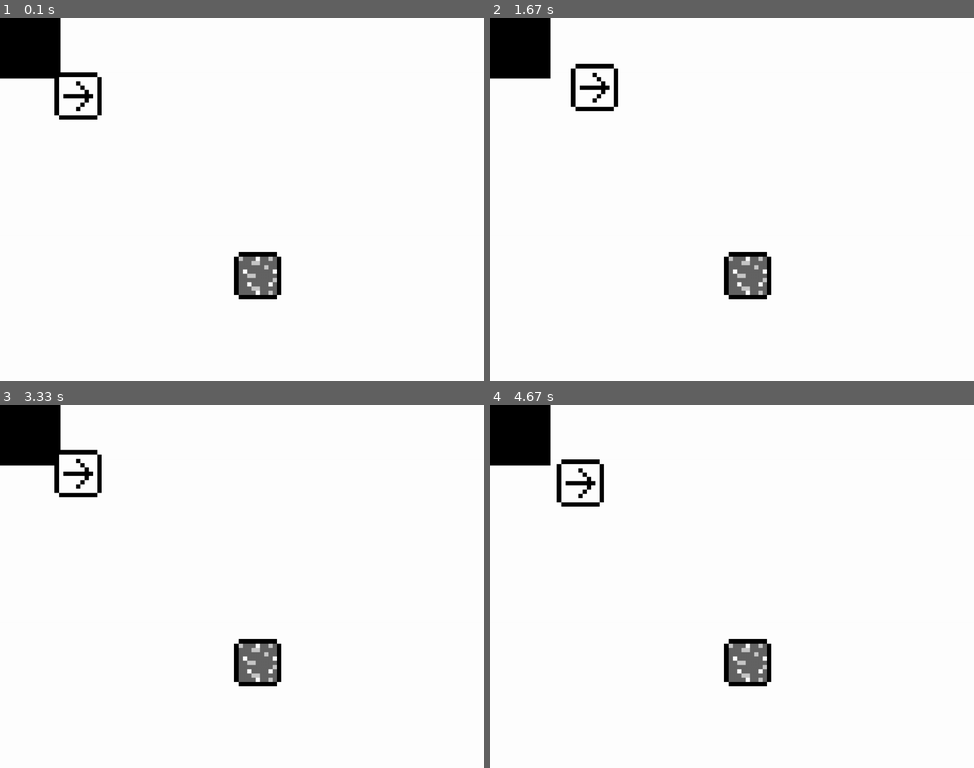
Above: before the commit, frames 1-4 (two rows, left to right).
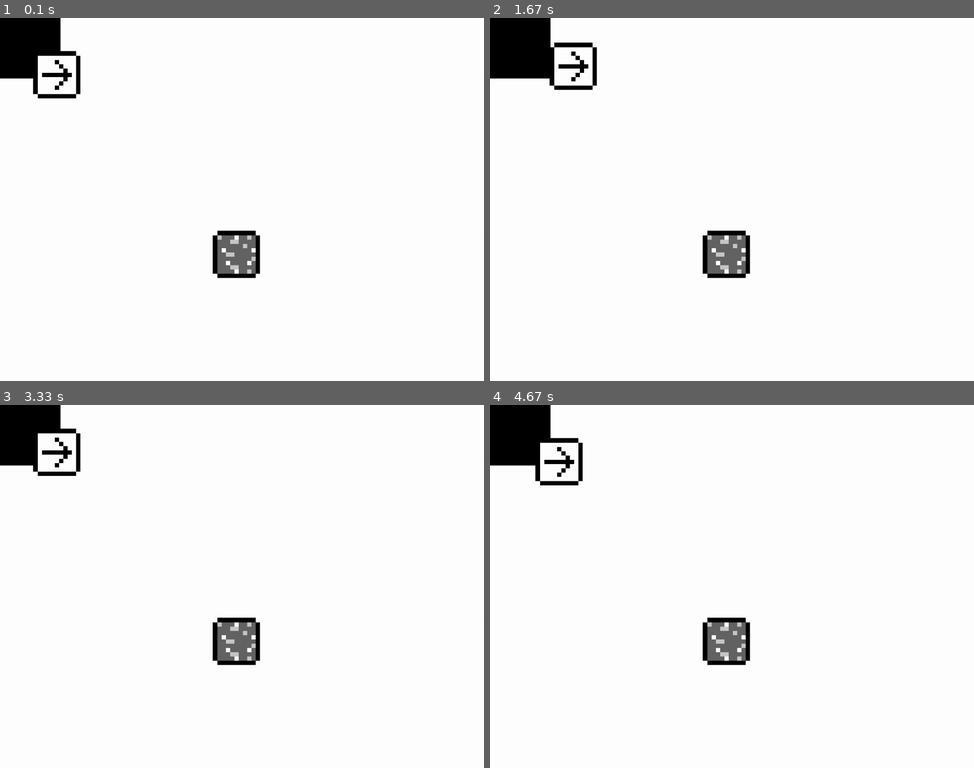
Above: after the commit, the same moments.

Repository: tydaeus/pygame-experimentation
Game: pygame game, started from experimentation.py
Two runs of this game, one before a commit and one after it. Both use one fixed random seed, a clock stepped at 60 frames per second and the inputs below.
Inputs:
- Up to frame 1 (0.1 s): no input
- Up to frame 2 (1.67 s): hold Right 0.33-0.8 s; hold Up 0.83-1.13 s; hold Right 1.17-1.63 s
- Up to frame 3 (3.33 s): hold Left 1.67-2.2 s; hold Down 2.23-2.53 s; hold Left 2.57-2.97 s; hold Up from 3 s (still down)
- Up to frame 4 (4.67 s): release Up at 3.37 s; hold Right 3.4-4.03 s; hold Down 4.07-4.43 s; hold Left from 4.47 s (still down)

The runs differ from the first frame. In frame 1, 2.9% of the frame differs, in the area x 6-59%, y 9-78%; in frame 2, 2.9%; in frame 3, 3.0%, in the area x 6-59%, y 6-78%; in frame 4, 2.9%.

Commit message:
resize from center add accessors to ViewSprite track whether entity changes occurred

Diff:
--- a/entities.py
+++ b/entities.py
@@ -13,20 +13,33 @@
         self._modelsprite = sprites.ModelSprite(self, entitymodels)
         self._messages = []
         self._updatestrategy = None
+        # track whether updates have occurred, but ensure first update gets processed
+        self._coordschanged = True
+        self._sizechanged = True
 
     def update(self, *args, **kwargs):
+
         if callable(self._updatestrategy):
             for message in self._messages:
                 self._updatestrategy(self, message)
 
+        if self._coordschanged:
+            self._viewsprite.center = gameenv.scalemodel(*self.center)
+
+        if self._sizechanged:
+            self._viewsprite.size = gameenv.scalemodel(*self.size)
+
         self._messages = []
-        self._viewsprite.rect.center = gameenv.scalemodel(*self.center)
+        self._coordschanged = False
+        self._sizechanged = False
+
 
     def input(self, message):
         self._messages.append(message)
 
     def move(self, xshift, yshift):
         self._modelsprite.rect.move_ip(xshift, yshift)
+        self._coordschanged = True
 
     @property
     def center(self):
@@ -36,6 +49,7 @@
     @center.setter
     def center(self, centerxy):
         self._modelsprite.rect.center = centerxy
+        self._coordschanged = True
 
 
     @property
@@ -46,6 +60,7 @@
     @x.setter
     def x(self, value):
         self._modelsprite.rect.centerx = value
+        self._coordschanged = True
 
 
     @property
@@ -56,6 +71,7 @@
     @y.setter
     def y(self, value):
         self._modelsprite.rect.centery = value
+        self._coordschanged = True
 
 
 
@@ -66,7 +82,10 @@
 
     @size.setter
     def size(self, value):
+        originalcenter = self._modelsprite.rect.center
         self._modelsprite.rect.size = value
+        self._modelsprite.rect.center = originalcenter
+        self._sizechanged = True
 
 
     @property
@@ -76,7 +95,10 @@
 
     @width.setter
     def width(self, value):
+        centerx = self._modelsprite.rect.centerx
         self._modelsprite.rect.width = value
+        self._modelsprite.rect.centerx = centerx
+        self._sizechanged = True
 
 
     @property
@@ -86,7 +108,10 @@
 
     @height.setter
     def height(self, value):
+        centery = self._modelsprite.rect.centery
         self._modelsprite.rect.height = value
+        self._modelsprite.rect.centery = centery
+        self._sizechanged = True
 
 
 
@@ -103,7 +128,8 @@
 
     playerentity._viewsprite.set_image_identifier('test')
 
-    playerentity.center = (1200, 1200)
+    playerentity.size = 1000, 1000
+    playerentity.center = 1200, 1200
 
     def _playerupdate(self, message):
         xshift = yshift = 0
@@ -129,3 +155,4 @@
     blockentity._viewsprite.set_image_identifier('block')
 
     blockentity.center = 5000, 5000
+    blockentity.size = 1000, 1000
--- a/sprites.py
+++ b/sprites.py
@@ -12,19 +12,34 @@
 
         self._image_identifier = None
         self.image = None
-        self._pxsize = 100, 100
+        self.originalimage = None
 
     def set_image_identifier(self, identifier):
         if self._image_identifier != identifier:
             self._image_identifier = identifier
-            self.image = image_loader.load_image(identifier)
-            self.rect.size = self.image.get_width(), self.image.get_height()
-            self._scale_image()
+            self.originalimage = image_loader.load_image(identifier)
+            self.image = self.originalimage
 
-    def _scale_image(self):
-        if (self.image.get_width(), self.image.get_height()) != self._pxsize:
-            self.image = pygame.transform.scale(self.image, self._pxsize)
+    @property
+    def center(self):
+        return self.rect.center
 
+    @center.setter
+    def center(self, centerxy):
+        self.rect.center = centerxy
+
+    @property
+    def size(self):
+        return self.rect.size
+
+    @size.setter
+    def size(self, value):
+        # preserve original center, otherwise re-size moves away from it
+        originalcenter = self.rect.center
+        if tuple(value) != tuple(self.rect.size):
+            self.rect.size = value
+            self.rect.center = originalcenter
+            self.image = pygame.transform.scale(self.originalimage, self.rect.size)
 
 class ModelSprite(pygame.sprite.Sprite):
     """
